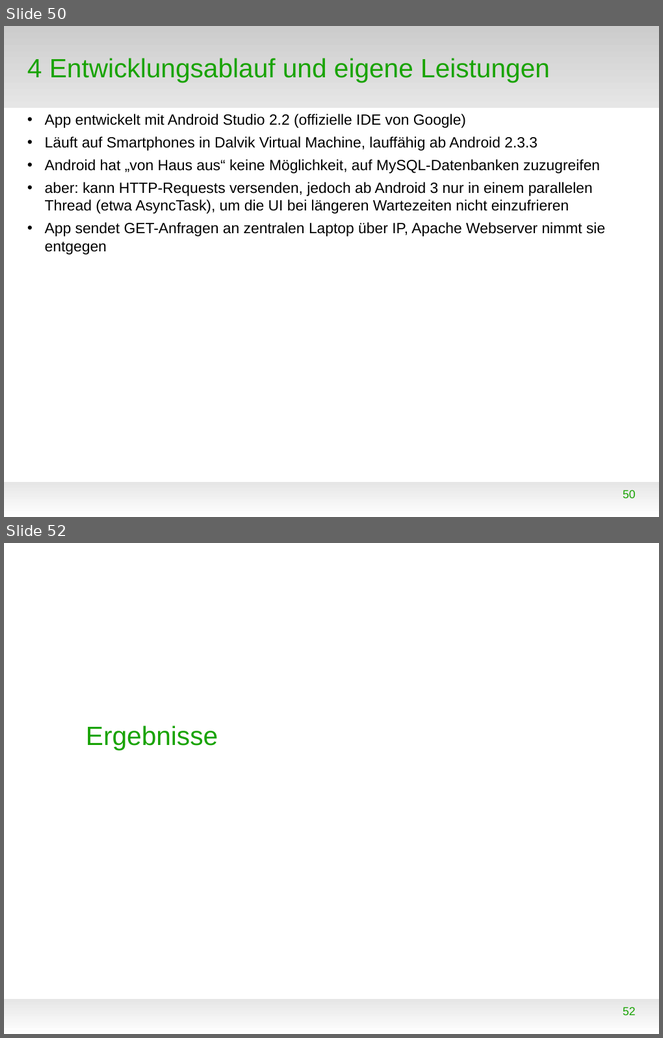
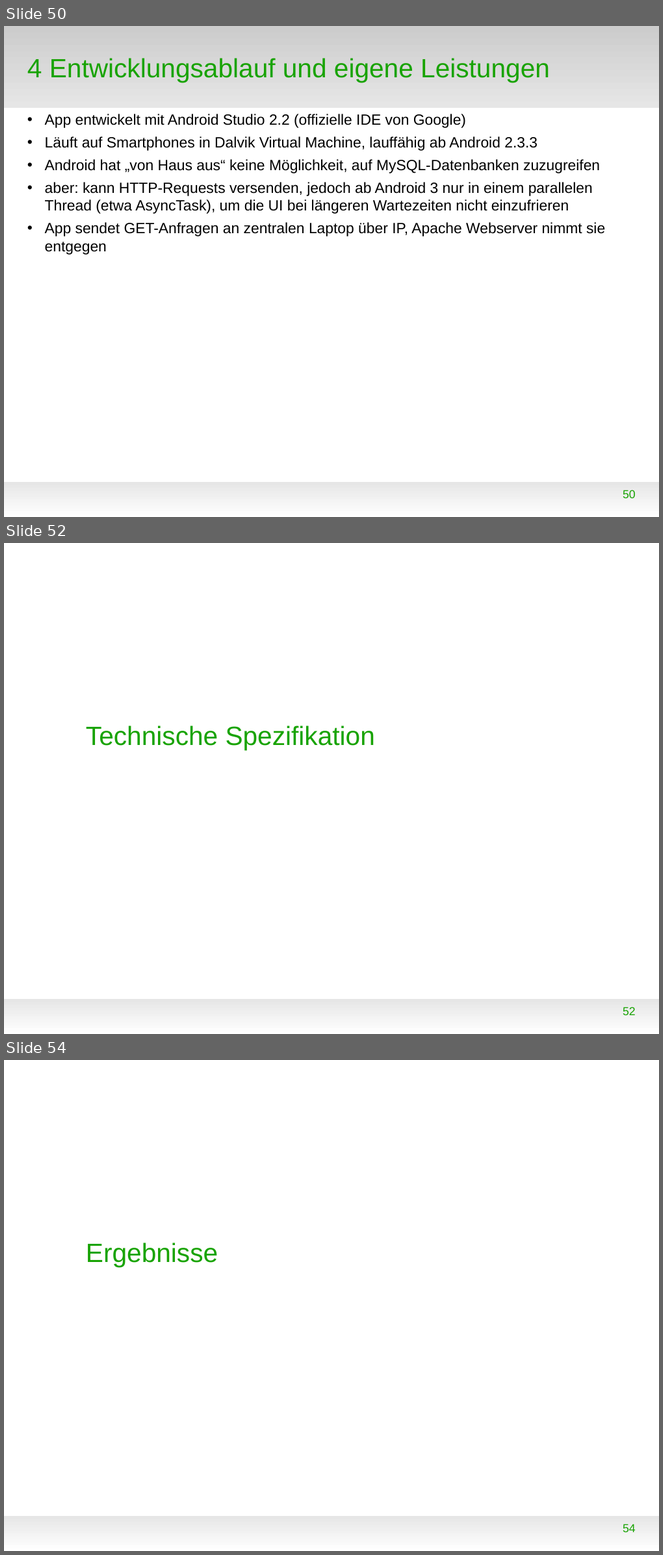
Before and after one commit to WorldofJARcraft/Kanu-s.a.M., a slide deck: Präsentation/Präsentation.odp. Shown one above the other, each under a label of ours: slides 50 and 52 before the commit, slides 50, 52 and 54 after it; the slides between them are not shown. The pictures are 663x1038 and 663x1555 pixels, drawn with LibreOffice and Linux fonts; fonts in the diff are those of the drawing; background and template pictures are left out. Boxes give left, top, right and bottom in pixels: in the first picture for what was removed or moved away, otherwise in the second. Text is boxed around its words. In the diff, an @@ line names an element or a change of style, - is before the commit and + after.

```diff
--- a/Präsentation/Präsentation.odp
+++ b/Präsentation/Präsentation.odp
@@ slide 52 added at bbox=[4, 543, 659, 1034], background #FFFFFF; not listed: 1 template element that a slide beside it also shows @@
@@ title added at bbox=[86, 726, 375, 750], 32 pt, text #18A303 @@
+Technische Spezifikation
@@ page number added at bbox=[623, 1007, 636, 1016], 14 pt, text #18A303 @@
+52
@@ what was slide 52 is now slide 54 @@
@@ page number at bbox=[623, 1524, 636, 1533]: text changed @@
-52
+54
```
Also in this commit, not shown: 12 slides changed, 8 other slides added, 20 other files.
